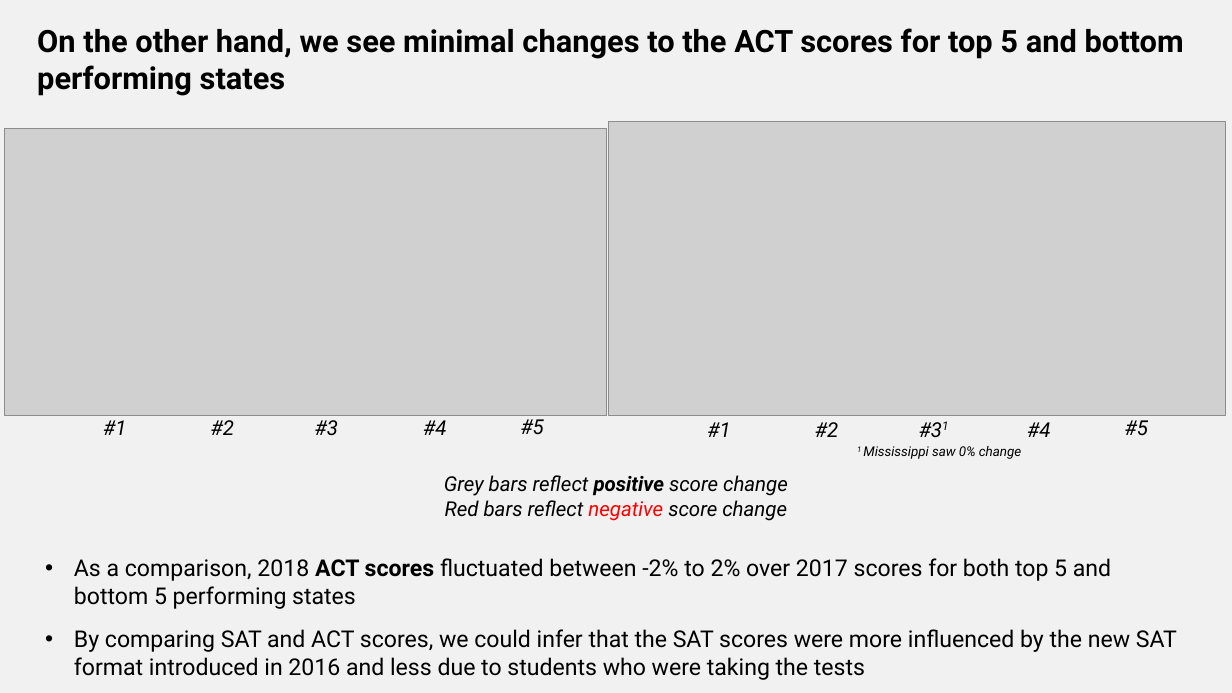
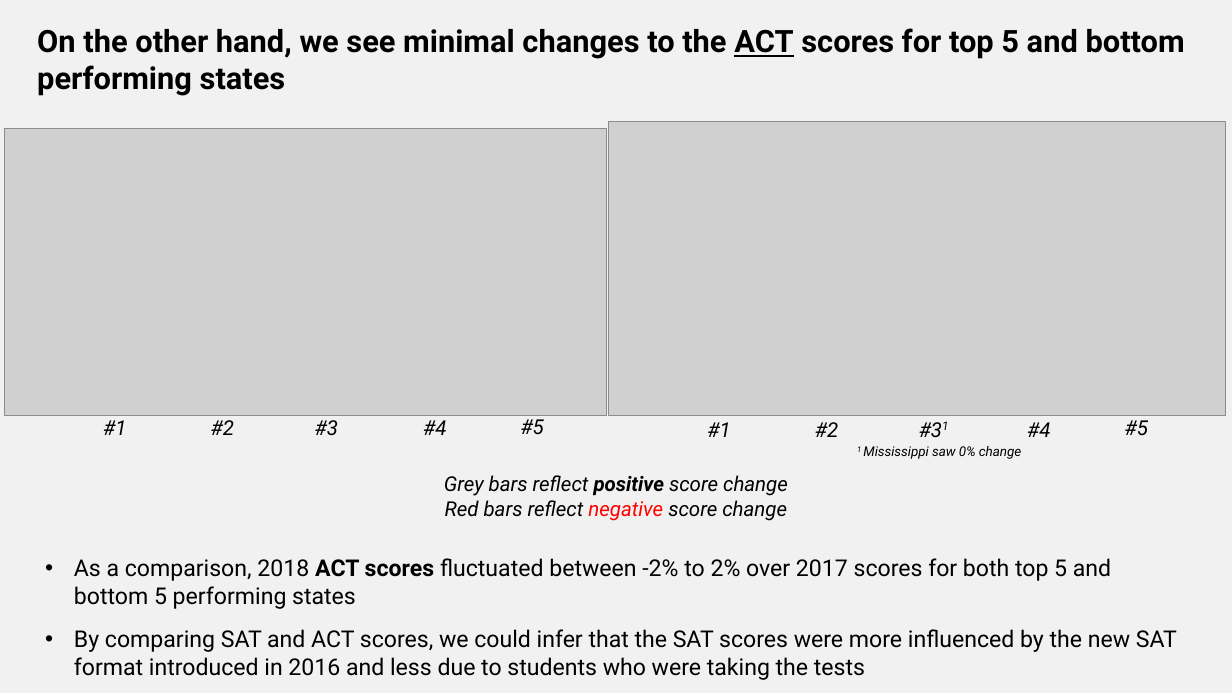
Before and after one commit to casper-wjs/General-assembly-projects, a slide deck: slide 6 of project_1/Project 1 Presentation.pptx. Drawn at 1232x693 pixels with LibreOffice and Linux fonts; fonts in the diff are those of the drawing; grey boxes stand for pictures. Boxes give left, top, right and bottom in pixels: in the first picture for what was removed or moved away, otherwise in the second. Text is boxed around its words. In the diff, an @@ line names an element or a change of style, - is before the commit and + after.

```diff
--- a/project_1/Project 1 Presentation.pptx
+++ b/project_1/Project 1 Presentation.pptx
@@ text "On the other hand, we ..." at box(37, 28, 1185, 96): underline on in "ACT" @@
```
Also in this commit, not shown: 3 other slides changed, 3 other files.
